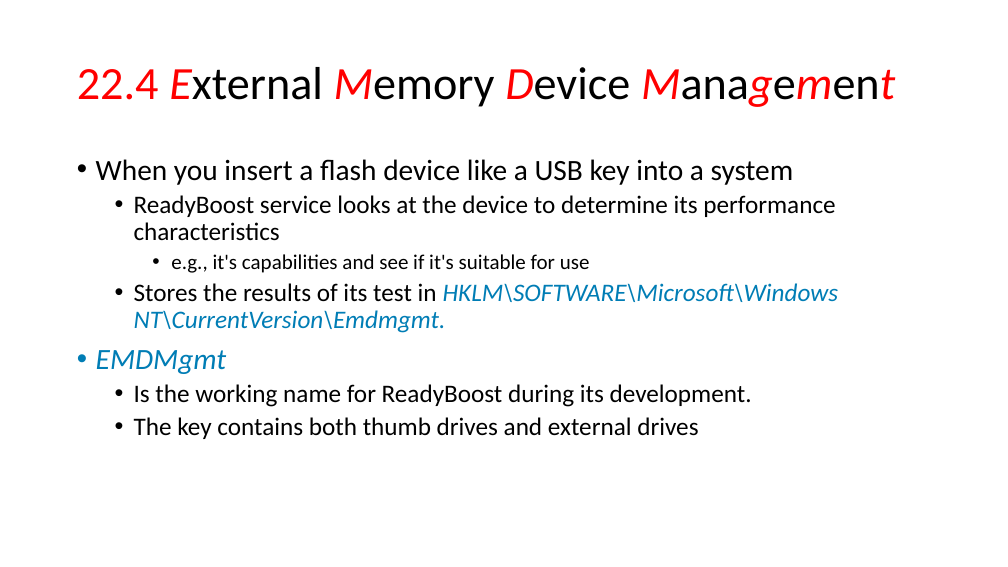
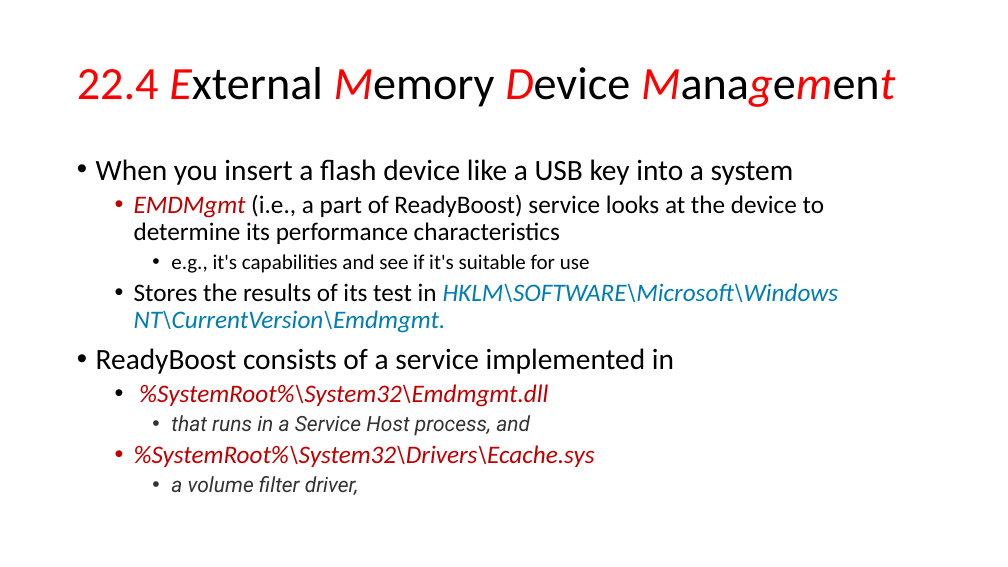
Before and after one commit to frankwxu/digital-forensics-lab, a slide deck: slide 26 of NIST_Data_Leakage_Case/NIST_Data_Leakage_04_Email_USB.pptx (slide 24 before the commit). Drawn at 1008x567 pixels with LibreOffice and Linux fonts; fonts in the diff are those of the drawing; background and template pictures are left out. Boxes give left, top, right and bottom in pixels: in the first picture for what was removed or moved away, otherwise in the second. Text is boxed around its words. In the diff, an @@ line names an element or a change of style, - is before the commit and + after.

```diff
--- a/NIST_Data_Leakage_Case/NIST_Data_Leakage_04_Email_USB.pptx
+++ b/NIST_Data_Leakage_Case/NIST_Data_Leakage_04_Email_USB.pptx
@@ text at bbox=[134, 194, 825, 244]: text changed @@
-  • ReadyBoost service looks at the device to determine its performance characteristics
+  • EMDMgmt (i.e., a part of ReadyBoost) service looks at the device to determine its performance characteristics
@@ text at bbox=[96, 348, 674, 495]: text changed; text colour #000000 to #C00000; italic on @@
-• EMDMgmt
-  • Is the working name for ReadyBoost during its development.
-  • The key contains both thumb drives and external drives
+• ReadyBoost consists of a service implemented in
+  • %SystemRoot%\System32\Emdmgmt.dll
+    • that runs in a Service Host process, and
+  • %SystemRoot%\System32\Drivers\Ecache.sys
+    • a volume filter driver,
```
Also in this commit, not shown: 15 other slides changed, 2 slides added, 10 other files.
